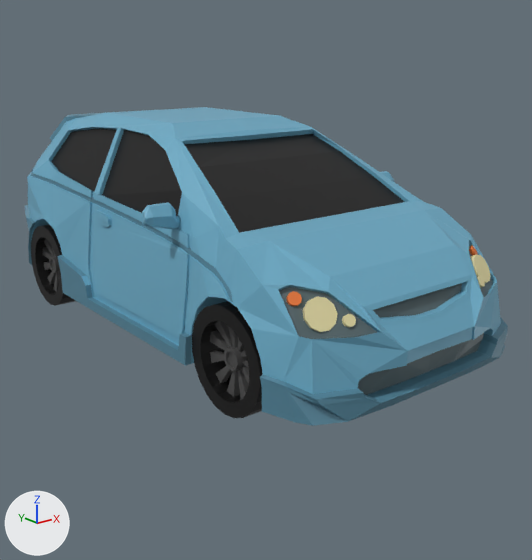
An edit to the Blender file 3D Models/HatchBack/HatchBack.blend, drawn before and after from the same camera.
Camera for both pictures: a 50 mm lens placed at (-3.81, -5.29, 2.43), pointed at (0.26, -0.21, 0.4). The lights are fixed; the arrows at lower left show +X, +Y and +Z.

In view in the first picture: 'Body', 'FrontRightWheel', 'RearRightWheel', 'RightHeadLight'.
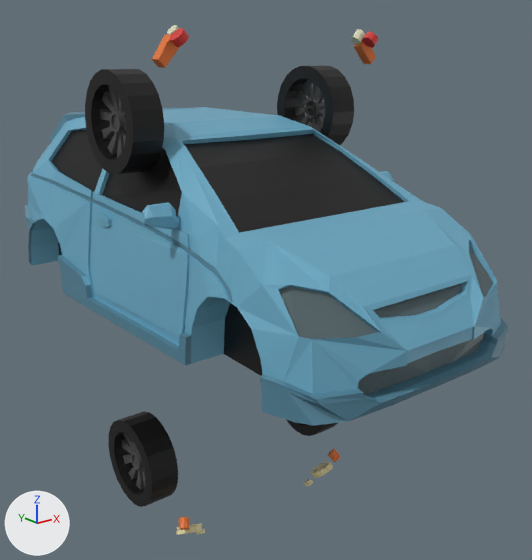
ob_hatchback is not drawn itself; it is the parent of ob_body.

Where the newer file only moved an object's origin or applied its transform, the numbers keep the older frame.

The change in detail:
me_cube_002 is used by ob_body; parent ob_hatchback; location (0.0, 0.0, 0.397); scale (1.67, 1.67, 1.67).
me_cube_002 had 926 vertices, 785 faces, 4 loose edges and spanned x -0.77..0.77, y -1.46..1.44, z -0.12..0.87.
me_cube_002 now has 926 vertices, 785 faces and spans x -0.77..0.77, y -0.12..0.87, z -1.44..1.46.
me_cube_002 part 1: 926 vertices removed from x -0.77..0.77, y -1.46..1.44, z -0.12..0.87; 926 vertices added at x -0.77..0.77, y -0.12..0.87, z -1.44..1.46.
Object 'Body' (ob_body) moves from (0.0, 0.0, 0.397) to (0.0, 0.397, 0.0).
Object 'HatchBack' (ob_hatchback) turns from (0, 0, 0) to (90, 0, 0) degrees about x, y and z.

What differs and where, as boxes [x1, y1, x2, y2] in the pictures (532 x 560 px):
'Body', reshaped, moved, turned
    both: [25, 107, 508, 426]
'FrontRightWheel', reshaped
    before: [192, 301, 263, 418]
    after: [108, 411, 178, 507]
'RearRightWheel', reshaped
    before: [31, 225, 76, 306]
    after: [85, 69, 164, 174]
'RearLeftWheel', reshaped (not visible before)
    after: [277, 65, 354, 145]
'RightHeadLight', reshaped
    before: [303, 296, 356, 332]
    after: [176, 523, 205, 535]
'LeftHeadLight', reshaped
    before: [470, 254, 490, 288]
    after: [304, 462, 333, 486]
'RearRightIndicator', reshaped (not visible before)
    after: [152, 35, 179, 68]
'FrontLeftWheel', reshaped (not visible before)
    after: [287, 420, 338, 436]
'FrontRightIndicator', reshaped
    before: [286, 291, 302, 306]
    after: [179, 517, 190, 530]
'RearLeftIndicator', reshaped (not visible before)
    after: [354, 40, 376, 64]
'RightBrakeLight', reshaped (not visible before)
    after: [170, 28, 189, 47]
'LeftBrakeLight', reshaped (not visible before)
    after: [363, 32, 379, 48]
'FrontLeftIndicator', reshaped
    before: [469, 245, 478, 256]
    after: [328, 449, 341, 462]
'LeftReverseLight', reshaped (not visible before)
    after: [351, 29, 365, 45]
'RightReverseLight', reshaped (not visible before)
    after: [167, 25, 179, 35]
